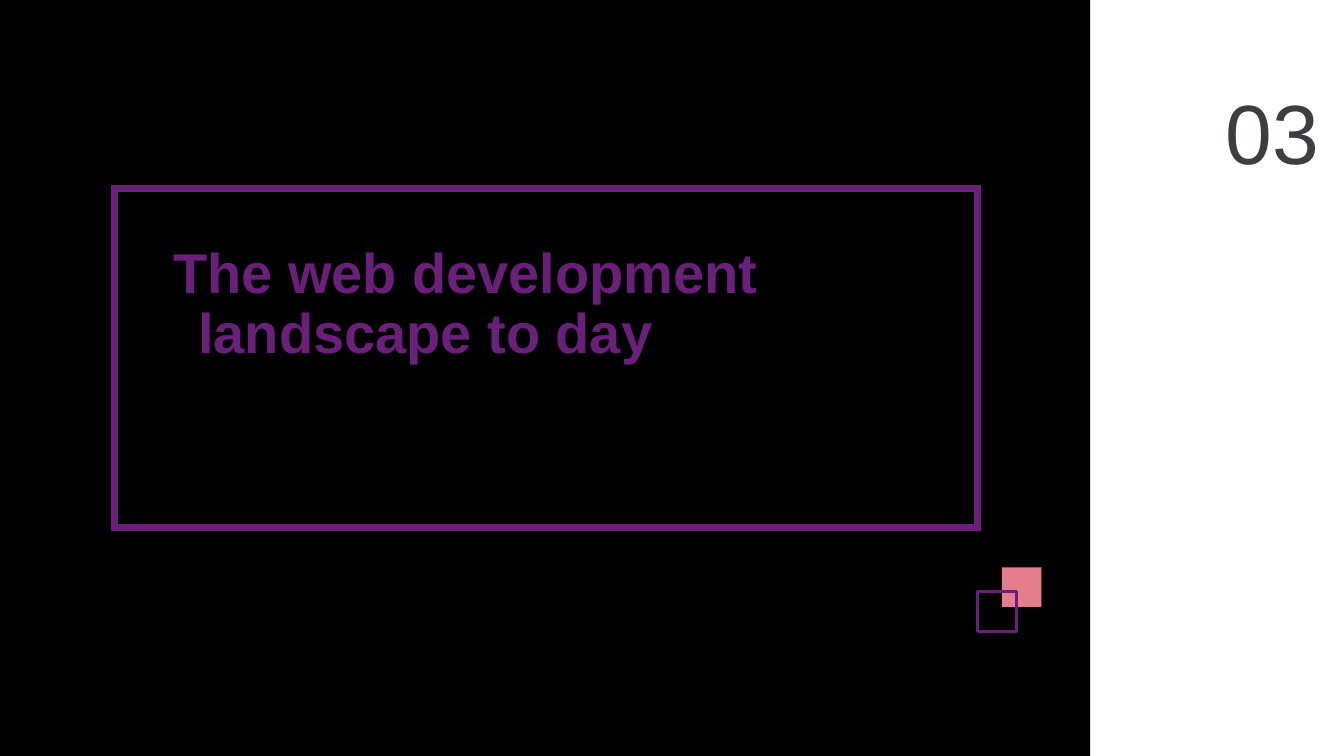
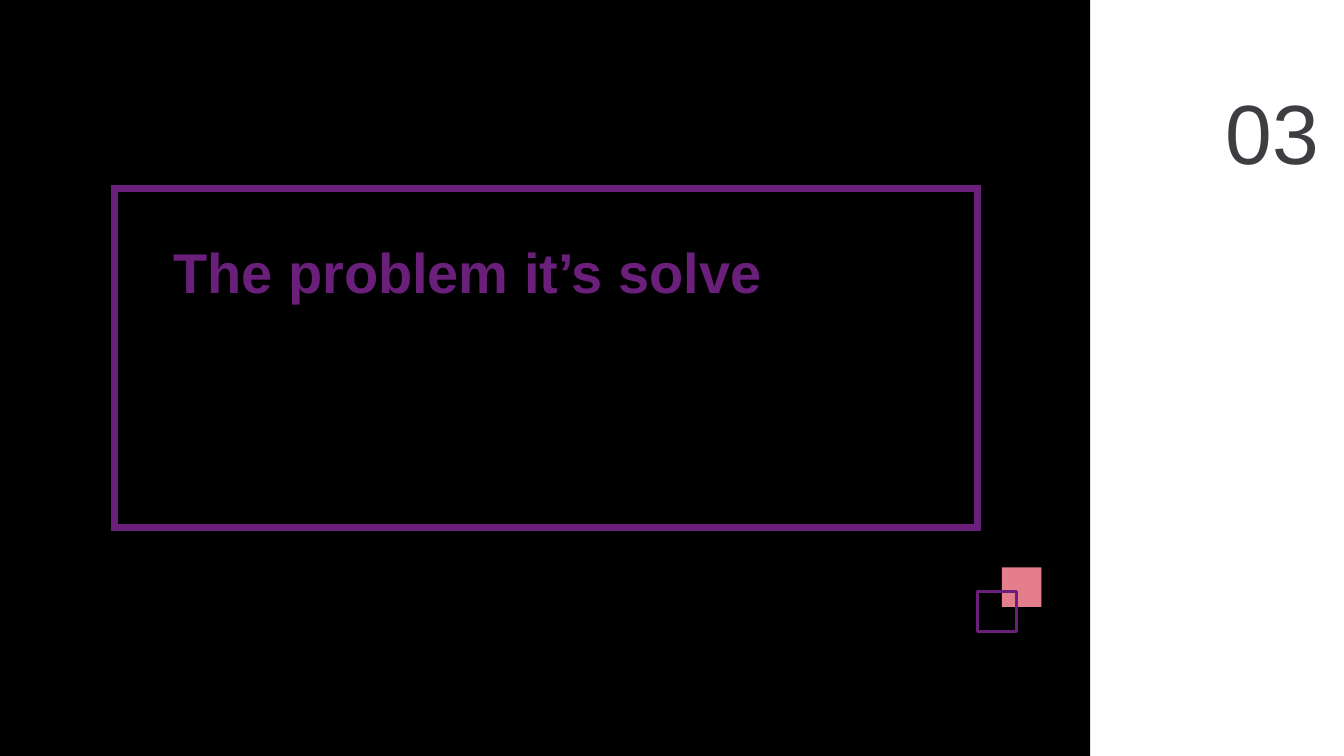
Before and after one commit to nvhai248/astro, a slide deck: slide 11 of docs/NT - Astro.pptx (slide 14 before the commit). Drawn at 1344x756 pixels with LibreOffice and Linux fonts; fonts in the diff are those of the drawing. Boxes give left, top, right and bottom in pixels: in the first picture for what was removed or moved away, otherwise in the second. Text is boxed around its words. In the diff, an @@ line names an element or a change of style, - is before the commit and + after.

```diff
--- a/docs/NT - Astro.pptx
+++ b/docs/NT - Astro.pptx
@@ text at <box>173,252,761,303</box>: text changed @@
-The web development landscape to day
+The problem it’s solve
```
Also in this commit, not shown: 15 other slides changed, 9 slides added, 13 slides removed, 2 other files.
